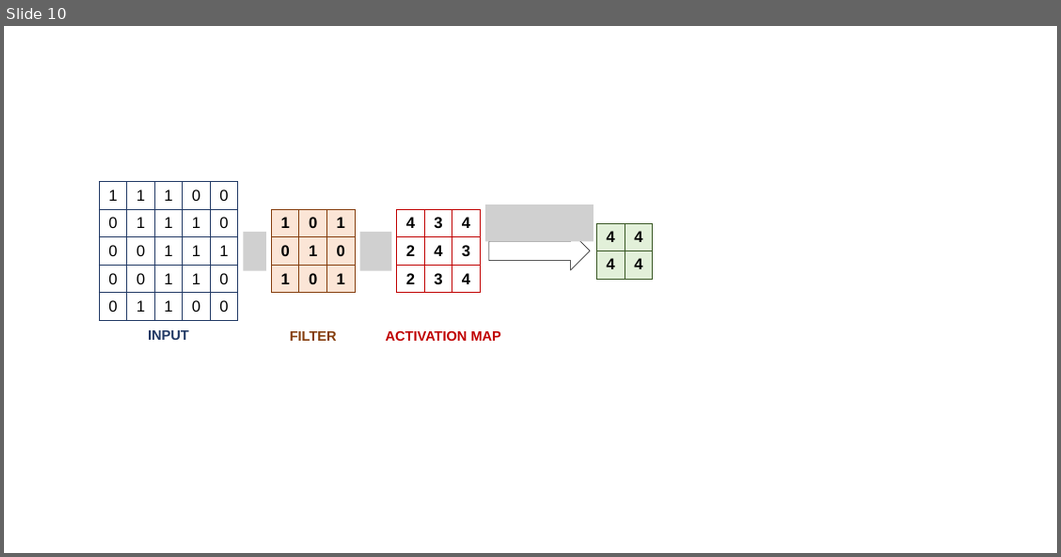
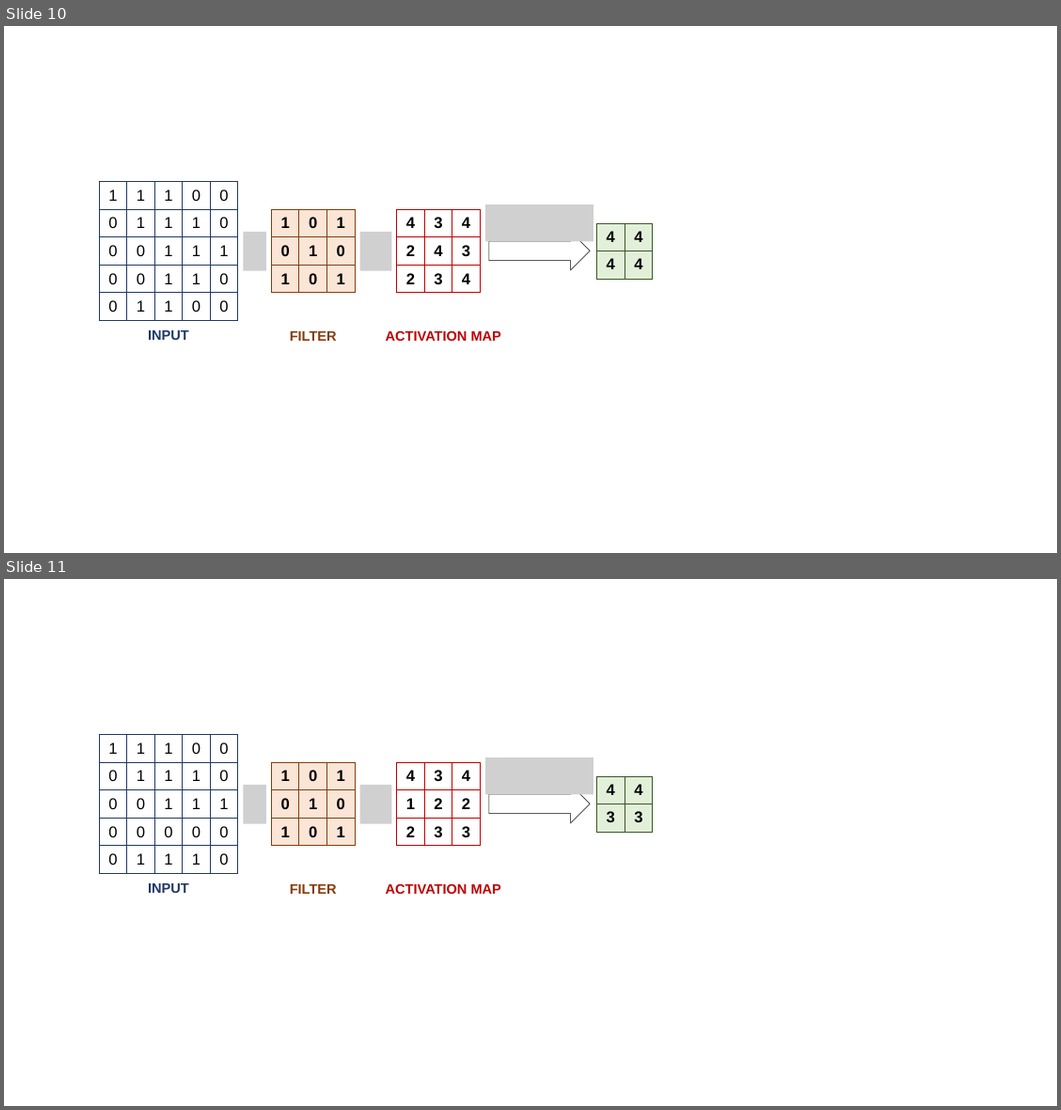
Before and after one commit to hvdthong/Just-in-time-DF-paper, a slide deck: figs/figures.pptx. Shown one above the other, each under a label of ours: slide 10 before the commit, slides 10 and 11 after it. The pictures are 1061x557 and 1061x1110 pixels, drawn with LibreOffice and Linux fonts; fonts in the diff are those of the drawing; grey boxes stand for pictures. Boxes give left, top, right and bottom in pixels: in the first picture for what was removed or moved away, otherwise in the second. Text is boxed around its words. In the diff, an @@ line names an element or a change of style, - is before the commit and + after.

```diff
--- a/figs/figures.pptx
+++ b/figs/figures.pptx
@@ slide 11 added at (x1=4, y1=579, x2=1057, y2=1106), background #FFFFFF @@
@@ table added at (x1=99, y1=735, x2=238, y2=873), 5 rows, 5 columns @@
+1 | 1 | 1 | 0 | 0
+0 | 1 | 1 | 1 | 0
+0 | 0 | 1 | 1 | 1
+0 | 0 | 0 | 0 | 0
+0 | 1 | 1 | 1 | 0
@@ table added at (x1=272, y1=762, x2=355, y2=846), 3 rows, 3 columns @@
+1 | 0 | 1
+0 | 1 | 0
+1 | 0 | 1
@@ table added at (x1=397, y1=762, x2=481, y2=846), 3 rows, 3 columns @@
+4 | 3 | 4
+1 | 2 | 2
+2 | 3 | 3
@@ picture added at (x1=485, y1=758, x2=593, y2=794) @@
@@ picture added at (x1=243, y1=785, x2=266, y2=824) @@
@@ picture added at (x1=360, y1=785, x2=391, y2=824) @@
@@ down arrow added at (x1=489, y1=785, x2=590, y2=823), fill #FFFFFF, outline #000000 1 pt @@
@@ table added at (x1=597, y1=776, x2=653, y2=831), 2 rows, 2 columns @@
+4 | 4
+3 | 3
@@ text added at (x1=148, y1=884, x2=189, y2=893), 28 pt, text #203864, bold @@
+INPUT
@@ text added at (x1=290, y1=885, x2=337, y2=894), 28 pt, text #843C0B, bold @@
+FILTER
@@ text added at (x1=386, y1=884, x2=501, y2=894), 28 pt, text #C00000, bold @@
+ACTIVATION MAP
```
Also in this commit, not shown: 3 slides changed, 1 other file.
